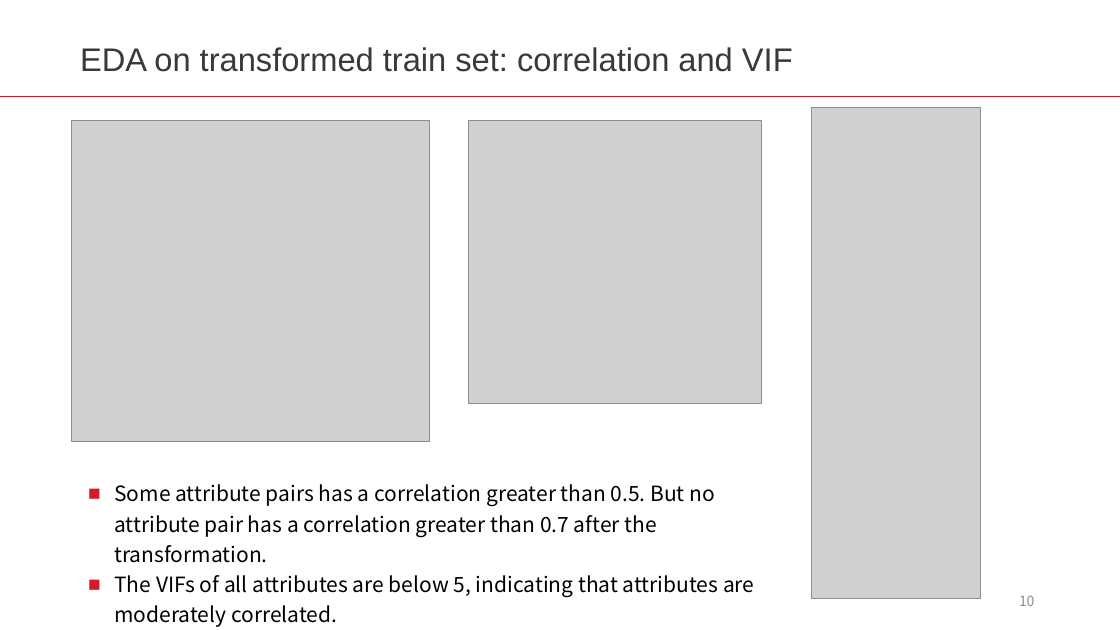
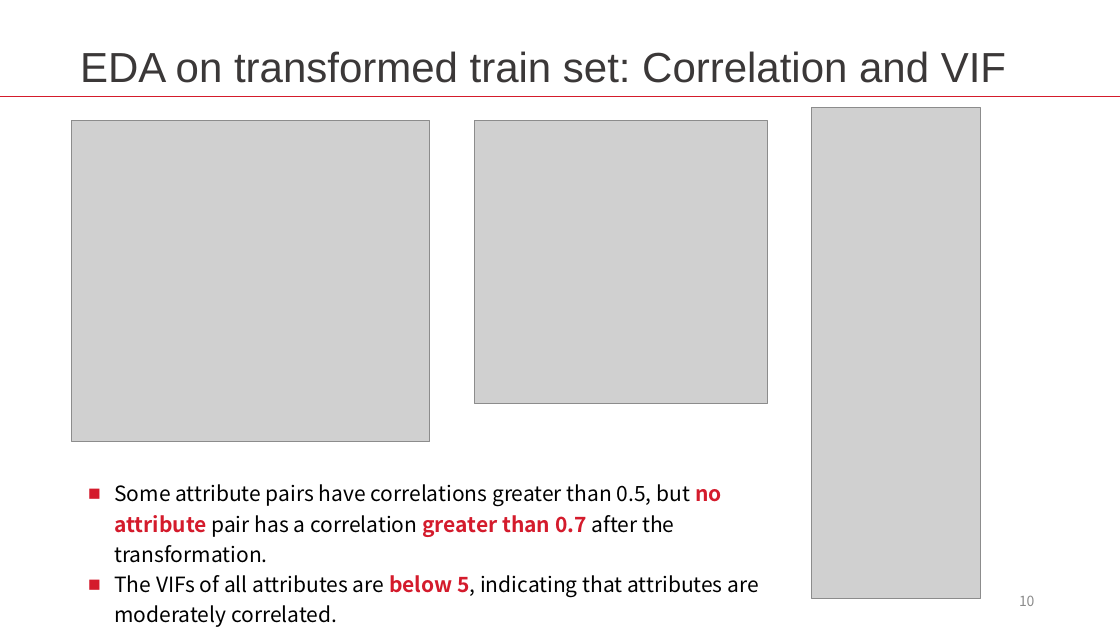
Before and after one commit to LiyangSong/Advertisement-CTR-Prediction, a slide deck: slide 10 of submissions/phase2/prep.pptx. Drawn at 1120x630 pixels with LibreOffice and Linux fonts; fonts in the diff are those of the drawing; grey boxes stand for pictures. Boxes give left, top, right and bottom in pixels: in the first picture for what was removed or moved away, otherwise in the second. Text is boxed around its words. In the diff, an @@ line names an element or a change of style, - is before the commit and + after.

```diff
--- a/submissions/phase2/prep.pptx
+++ b/submissions/phase2/prep.pptx
@@ text at (80, 51, 1006, 83): text changed; size 28 to 36 pt @@
-EDA on transformed train set: correlation and VIF
+EDA on transformed train set: Correlation and VIF
@@ picture: place and size @@
-picture at (469, 121, 762, 404)
+picture at (475, 121, 768, 404)
@@ text at (114, 484, 722, 563): text changed @@
-■ Some attribute pairs has a correlation greater than 0.5. But no attribute pair has a correlation greater than 0.7 after the transformation.
+■ Some attribute pairs have correlations greater than 0.5, but no attribute pair has a correlation greater than 0.7 after the transformation.
@@ text at (114, 575, 759, 597): text colour #000000 to #D41B2C, bold on in "below 5," @@
```
Also in this commit, not shown: 9 other slides changed, 3 other files.
